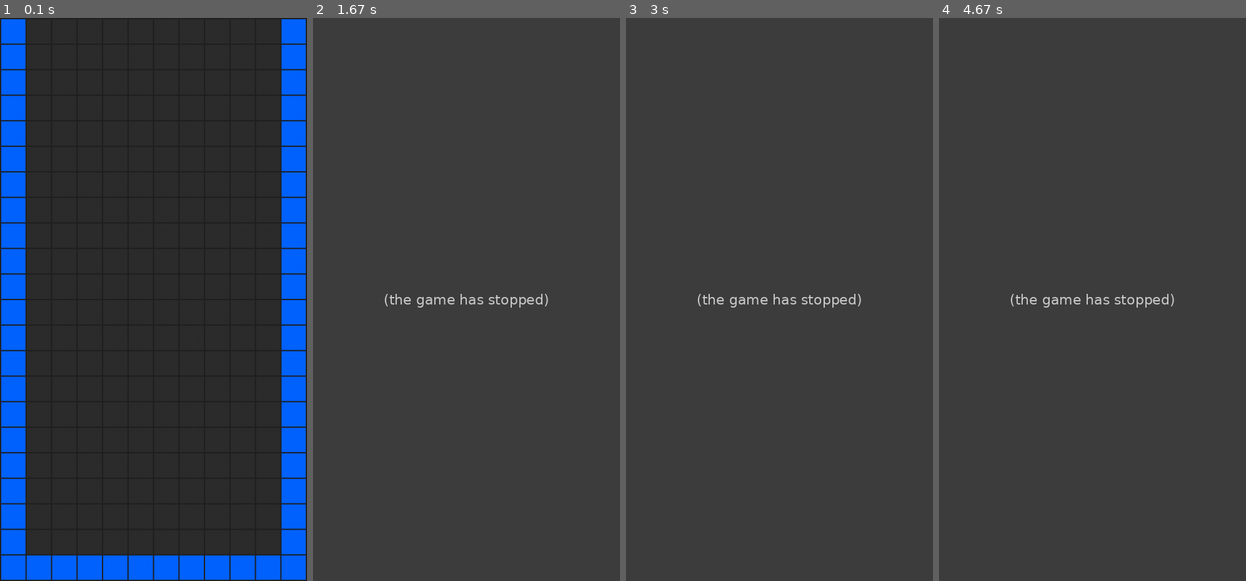
Above: before the commit, frames 1-4 (left to right).
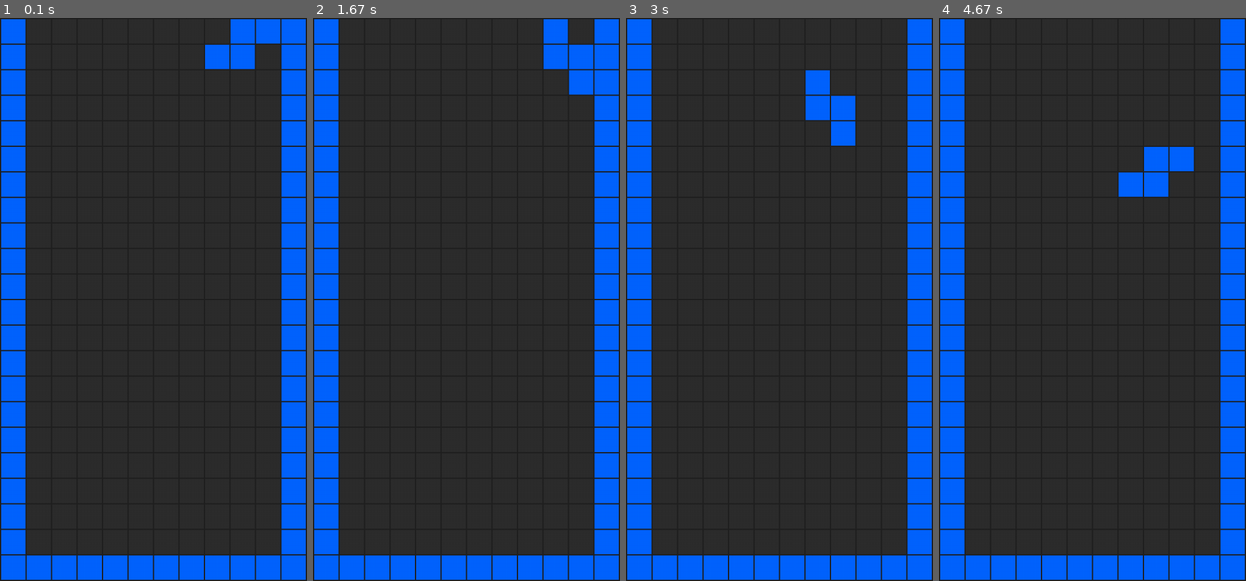
Above: after the commit, the same moments.

Repository: zetterus/first_projects
Game: pygame game, started from mine/tetris/main.py
The game is run twice, just before and just after one commit, with the same random seed, the same clock (stepped at 60 frames per second) and the same inputs.
Inputs:
- Up to frame 1 (0.1 s): no input
- Up to frame 2 (1.67 s): hold Right 0.33-0.8 s; hold Up 0.83-1.3 s; hold Right from 1.33 s (still down)
- Up to frame 3 (3 s): release Right at 1.8 s; hold Left 1.83-2.37 s; hold Down 2.4-2.7 s; hold Left from 2.73 s (still down)
- Up to frame 4 (4.67 s): release Left at 3.13 s; hold Up 3.17-3.53 s; hold Right 3.57-4.2 s; hold Down 4.23-4.6 s; hold Left from 4.63 s (still down)

The runs differ from the first frame. In frame 1, 1.4% of the frame differs, in the area x 66-92%, y 0-10%; in frame 2, 30%; in frame 3, 30%; in frame 4, 30%, in the area x 0-100%, y 0-100%.
Error before the commit: IndexError: list index out of range (main.py line 127); the game stopped at 0.33 s (later frames are placeholders)

Commit message:
z и s проходят через нижнюю границу, иногда вылазят глюки коллизии

Diff:
--- a/mine/tetris/main.py
+++ b/mine/tetris/main.py
@@ -87,9 +87,9 @@
         return {"left": left_zero_cols, "right": right_zero_cols, "up": corr_i_up, "bottom": corr_i_bot}
 
     def spawn(self):  # dunno why separate, not in init, but I want so
-        self.i = -self.f_height[1] + self.f_height[2]
-        J = random.randint(1 - self.f_width[0], board.cols - self.f_width[1] + self.f_width[2])
-        print(J, self.i, self.f_width[0], board.cols, self.f_width[1], self.f_width[2])
+        self.i = 4 - self.f_height[1] + self.f_height[2]
+        J = random.randint(1 - self.f_width[0], board.cols - 1 - self.f_width[1] + self.f_width[2])  # -1 to consider a right border
+        print("spawn", self.i, J, self.form, self.f_width[0], self.f_width[1], self.f_width[2])
         self.j = J
 
     def rotate(self):
@@ -133,12 +133,24 @@
 
     # bottom
     def can_move_down(self):
-        for jj in range(self.f_width[0], self.f_width[1] - self.f_width[2]):
-            # print("b_coll", self.i, self.j, self.f_height[1], self.f_height[2], jj, "|", self.f_width[0], self.f_width[1], self.f_width[2])
-            if board.board[self.i + self.f_height[1] - self.f_height[2]][self.j + jj] + self.form[-1][jj] == 2:
-                print("b_coll", self.i, self.j, self.f_height[1], self.f_height[2], jj, "|", self.f_width[0],
-                      self.f_width[1], self.f_width[2])
-                return False
+        for ii in range(self.f_height[0], self.f_height[1] - self.f_height[2]):
+            for jj in range(self.f_width[0], self.f_width[1] - self.f_width[2]):
+                # print("b_coll", self.i + self.f_height[1] - self.f_height[2], self.i, self.j, self.f_height[1], self.f_height[2], jj, "|", self.f_width[0], self.f_width[1], self.f_width[2])
+                if board.board[self.i + self.f_height[1] - self.f_height[2] - ii][self.j + jj] + self.form[-1 - self.f_height[2] - ii][jj] == 2:
+                    print("b_coll", self.i + self.f_height[1] - self.f_height[2], self.i, self.j, self.f_height[1], self.f_height[2], jj, "|", self.f_width[0],
+                          self.f_width[1], self.f_width[2])
+                    return False
+
+        return True
+
+    # its only last row
+    # def can_move_down(self):
+    #     for jj in range(self.f_width[0], self.f_width[1] - self.f_width[2]):
+    #         print("b_coll", self.i + self.f_height[1] - self.f_height[2], self.i, self.j, self.f_height[1], self.f_height[2], jj, "|", self.f_width[0], self.f_width[1], self.f_width[2])
+    #         if board.board[self.i + self.f_height[1] - self.f_height[2]][self.j + jj] + self.form[-1 - self.f_height[2]][jj] == 2:
+    #             print("b_coll", self.i + self.f_height[1] - self.f_height[2], self.i, self.j, self.f_height[1], self.f_height[2], jj, "|", self.f_width[0],
+    #                   self.f_width[1], self.f_width[2])
+    #             return False
 
         return True
 
@@ -188,14 +200,14 @@
                 if fig.form[i][j]:
                     pygame.draw.rect(screen, BLUE, (
                         (fig.j + j) * (self.square_size + self.line_thickness) + self.line_thickness,
-                        (fig.i + i) * (self.square_size + self.line_thickness) + self.line_thickness,
+                        (fig.i + i-2) * (self.square_size + self.line_thickness) + self.line_thickness,
                         self.square_size,
                         self.square_size))
 
         # Draw filled board part
         for i in range(board.rows):
             for j in range(board.cols):
-                if board.board[i+2][j]:
+                if board.board[i + 2][j]:
                     pygame.draw.rect(screen, BLUE, (
                         j * (self.square_size + self.line_thickness) + self.line_thickness,
                         i * (self.square_size + self.line_thickness) + self.line_thickness,
@@ -221,6 +233,9 @@
         # Draw the frame
         pygame.display.flip()
 
+    def filled(self):
+        return 1 in self.board[3][1:11]
+
 
 # initializing objects
 board = Board()
@@ -257,13 +272,14 @@
         if event.type == pygame.QUIT:
             GAME_OVER = True
 
-            # keyboard controls
+        # keyboard controls
         if event.type == pygame.KEYDOWN:
             if event.key == LEFT and figure.can_move_left():
                 figure.move(0, -1)
             if event.key == RIGHT and figure.can_move_right():
                 figure.move(0, 1)
             if event.key == DOWN:
+                print(figure.i)
                 if figure.can_move_down():
                     figure.move(1, 0)
                 else:
@@ -288,7 +304,7 @@
         last_move_down_time = current_time
         print(figure.i)
 
-    # # figures reach bottom
+    # figures reach bottom
     result = figure.can_move_down()
     if not result:
         print("can move down", result)
@@ -296,9 +312,9 @@
         figure = Figure()
         figure.spawn()  # figures appears
 
-    # # figures walls collision
-    # else:
-    #     figure.can_move_side()
+    # filling reach top
+    if board.filled():
+        GAME_OVER = True
 
     # frame draw
     board.draw(figure)
